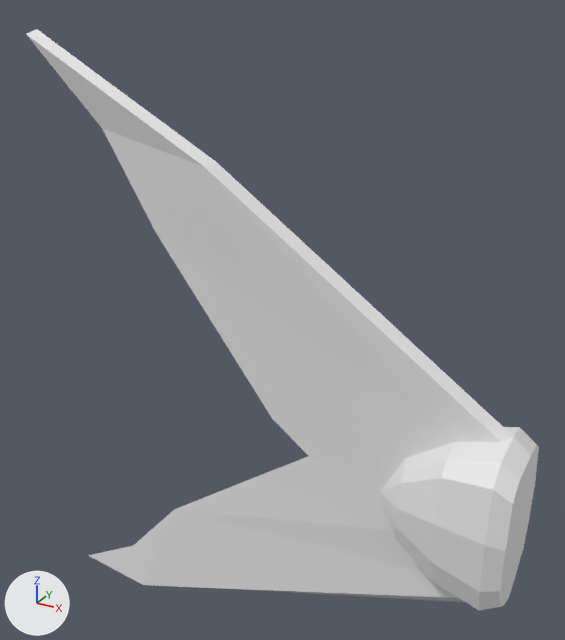
Renders of the glTF model floppy_fish_godot/Objects/fish_mesh_tail4.glb from each side of a commit.
The view is the same before and after, from a camera (50 mm lens) standing at (-0.2008, -0.109, 0.0831) and looking at (-0.2642, 0.0062, 0.0255). Arrows for +X, +Y and +Z are at lower left; the lights stay in place. Vertices at the same position are counted once.

Names of what the first picture shows: 'Tail4'.
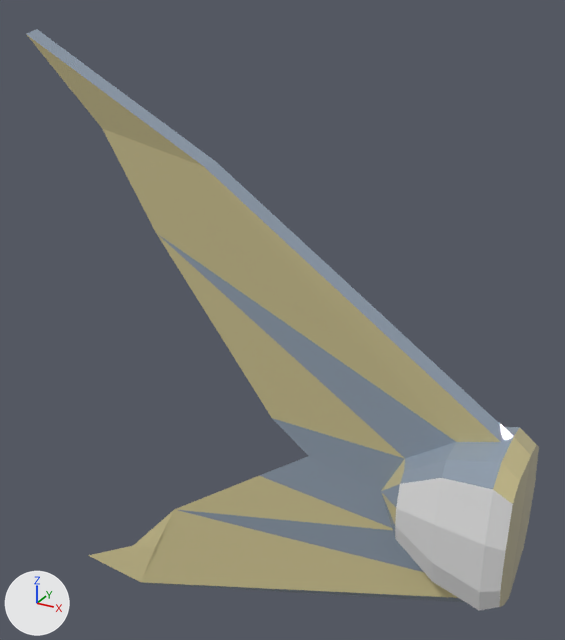
Boxes (x1, y1, x2, y2) around the edits, measured in the pictures (565 x 640 px; the box of a moved part takes in the faces that stretch with it):
part 1 of me_cube_005, moved or reshaped
    both: (88, 510, 458, 598)
part 2 of me_cube_005, recoloured (grey to yellow)
    both: (26, 29, 539, 607)

What changed in the scene script:
```text
Add mat_fishmaterial:
    mat_fishmaterial = bpy.data.materials.new('FishMaterial')
    # nodes: BsdfPrincipled, Mix, OutputMaterial, VertexColor
    # colours: white #e7e7e7
Change me_cube_005:
    where me_cube_005.from_pydata(...)  # 85 vertices, 166 faces; spans x -0.3142..-0.2167, y -0.0108..0.0108, z -0.0456..0.0745
    used by ob_tail4; location = (0.0, 0.0, 0.0)
    me_cube_005 part 1
    me_cube_005.vertices[25].co: (-0.2967, 0.0009, -0.0454) -> (-0.2967, 0.0018, -0.0438)
    me_cube_005.vertices[26].co: (-0.2923, 0.0005, -0.0341) -> (-0.2923, 0.0013, -0.0326)
    me_cube_005.vertices[68].co: (-0.2967, -0.0009, -0.0454) -> (-0.2967, -0.0018, -0.0438)  # pixel (143, 585) -> pixel (140, 582)
    me_cube_005.vertices[71].co: (-0.2923, -0.0005, -0.0341) -> (-0.2923, -0.0013, -0.0326)  # pixel (157, 551) -> pixel (154, 548)
    me_cube_005 part 2: 162 faces spanning x -0.3142..-0.2167, y -0.0108..0.0108, z -0.0456..0.0745 switch from no material to mat_fishmaterial
```
